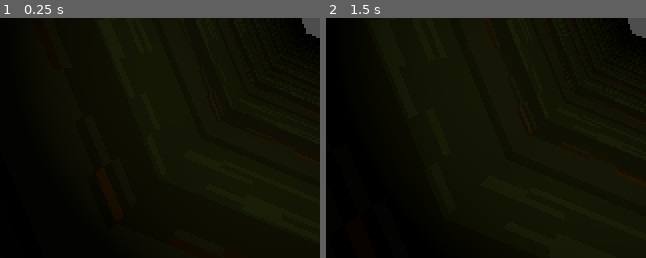
Above: before the commit, frames 1-2 (left to right).
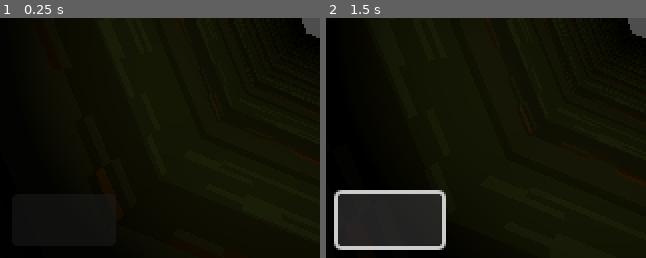
Above: after the commit, the same moments.

Repository: SoulPixelIV/arceus-century
Game: Godot game, scene res://scene.tscn
Two runs of this game, one before a commit and one after it. Both use one fixed random seed, a clock stepped at 60 frames per second and the inputs below.
Inputs (mouse positions are % of the whole screen's width and height, from its top left):
- Up to frame 1 (0.25 s): no input
- Up to frame 2 (1.5 s): click (10, 92) at 0.52 s; click (10, 92) at 1.27 s
The pictures show only the part of the screen within x 0-50%, y 50-100%; the shares and areas given below are measured in that part.

The runs differ from the first frame. In frame 2, 8.7% of the frame differs, in the area x 2-38%, y 71-97%.
Error after the commit: Attempt to call function 'initiateCard' in base 'null instance' on a null instance. (res://Scripts/draw_card_button.gd:5)

Commit message:
Added draw card button UNFINISHED

Diff:
--- a/Scenes/camera_3d.tscn
+++ b/Scenes/camera_3d.tscn
@@ -1,6 +1,6 @@
 [gd_scene load_steps=3 format=3 uid="uid://bq25f7ugg1xat"]
 
-[ext_resource type="Script" uid="uid://d0v1paimb3fkj" path="res://camera_3d.gd" id="1_4otpt"]
+[ext_resource type="Script" uid="uid://d0v1paimb3fkj" path="res://Scripts/camera_3d.gd" id="1_4otpt"]
 
 [sub_resource type="Environment" id="Environment_1ay5t"]
 volumetric_fog_enabled = true
--- /dev/null
+++ b/Scenes/card.tscn
@@ -0,0 +1,10 @@
+[gd_scene load_steps=2 format=3 uid="uid://clm6rvkn8i8xy"]
+
+[ext_resource type="Texture2D" uid="uid://dfb0l5icu53f0" path="res://Textures/cardTest.png" id="1_0qqmn"]
+
+[node name="Card" type="TextureRect"]
+offset_left = 121.0
+offset_top = 149.0
+offset_right = 185.0
+offset_bottom = 239.0
+texture = ExtResource("1_0qqmn")
--- /dev/null
+++ b/Scenes/card_ui.tscn
@@ -0,0 +1,19 @@
+[gd_scene load_steps=2 format=3 uid="uid://l1m76cq5pm87"]
+
+[ext_resource type="Script" uid="uid://mlt6tgd6upmg" path="res://Scripts/draw_card_button.gd" id="1_lgc0u"]
+
+[node name="Card UI" type="Control"]
+layout_mode = 3
+anchors_preset = 0
+offset_right = 40.0
+offset_bottom = 40.0
+
+[node name="DrawCardButton" type="Button" parent="."]
+layout_mode = 0
+offset_left = 6.0
+offset_top = 207.0
+offset_right = 58.0
+offset_bottom = 233.0
+script = ExtResource("1_lgc0u")
+
+[connection signal="pressed" from="DrawCardButton" to="DrawCardButton" method="_on_pressed"]
--- /dev/null
+++ b/Scripts/camera_3d.gd
@@ -0,0 +1,19 @@
+extends Camera3D
+
+@export var mov_speed: float = 5.0
+
+var card_ui = preload("res://Scenes/card_ui.tscn")
+var card = preload("res://Scenes/card.tscn")
+
+func initiateCard() -> void:
+	var spawnedCard = card.can_instantiate()
+	add_child(spawnedCard)
+
+func _ready() -> void:
+	var ui = card_ui.instantiate()
+	add_child(ui)
+
+func _process(delta: float) -> void:
+	var direction := Vector3.ZERO #Direction is a 3 dimensional vector (0,0,0)
+	direction.z -= 1
+	translate(direction * mov_speed * delta)
--- /dev/null
+++ b/Scripts/card.gd
@@ -0,0 +1,10 @@
+extends Sprite3D
+
+var camera = Camera3D
+
+func _process(delta: float) -> void:
+	var forward_dir = -camera.global_transform.basis.z.normalized()
+	var up_dir = camera.global_transform.basis.y.normalized()
+
+	#Position card at lower bottom part of screen
+	position = camera.global_transform.origin + forward_dir * 1 - up_dir * 0.8
--- /dev/null
+++ b/Scripts/draw_card_button.gd
@@ -0,0 +1,5 @@
+extends Button
+
+func _on_pressed() -> void:
+	var currCamera = get_node("res://Scenes/camera_3d.tscn")
+	currCamera.initiateCard()
--- a/spawn_manager.gd
+++ b/Scripts/spawn_manager.gd
@@ -5,7 +5,9 @@
 var firstSpawn = false
 var tunnel := preload("res://Scenes/tunnel.tscn")
 var camera := preload("res://Scenes/camera_3d.tscn")
+var card := preload("res://Scenes/card_ui.tscn")
 var spawned_camera: Camera3D
+var spawned_card: Sprite3D
 
 func spawn_tunnel_segment(position: Vector3) -> void:
 	var tunnel_instance = tunnel.instantiate()
@@ -14,6 +16,8 @@
 
 func _ready() -> void:
 	spawn_timer = 0
+
+	#Spawn Camera
 	spawned_camera = camera.instantiate()
 	spawned_camera.position = Vector3(0, 0, 0)
 	add_child(spawned_camera)
--- a/camera_3d.gd
+++ /dev/null
@@ -1,8 +0,0 @@
-extends Camera3D
-
-@export var mov_speed: float = 5.0
-
-func _process(delta: float) -> void:
-	var direction := Vector3.ZERO #Direction is a 3 dimensional vector (0,0,0)
-	direction.z -= 1
-	translate(direction * mov_speed * delta)
--- a/scene.tscn
+++ b/scene.tscn
@@ -1,6 +1,6 @@
 [gd_scene load_steps=2 format=3 uid="uid://bvns2u367akpl"]
 
-[ext_resource type="Script" uid="uid://qem2veh3tun5" path="res://spawn_manager.gd" id="1_nxogm"]
+[ext_resource type="Script" uid="uid://qem2veh3tun5" path="res://Scripts/spawn_manager.gd" id="1_nxogm"]
 
 [node name="Scene" type="Node3D"]
 
Renamed: camera_3d.gd.uid -> Scripts/camera_3d.gd.uid
Not shown, added: Scripts/card.gd.uid
Not shown, added: Scripts/draw_card_button.gd.uid
Renamed: spawn_manager.gd.uid -> Scripts/spawn_manager.gd.uid
Binary file added: Textures/cardTest.png
Not shown, added: Textures/cardTest.png.import
